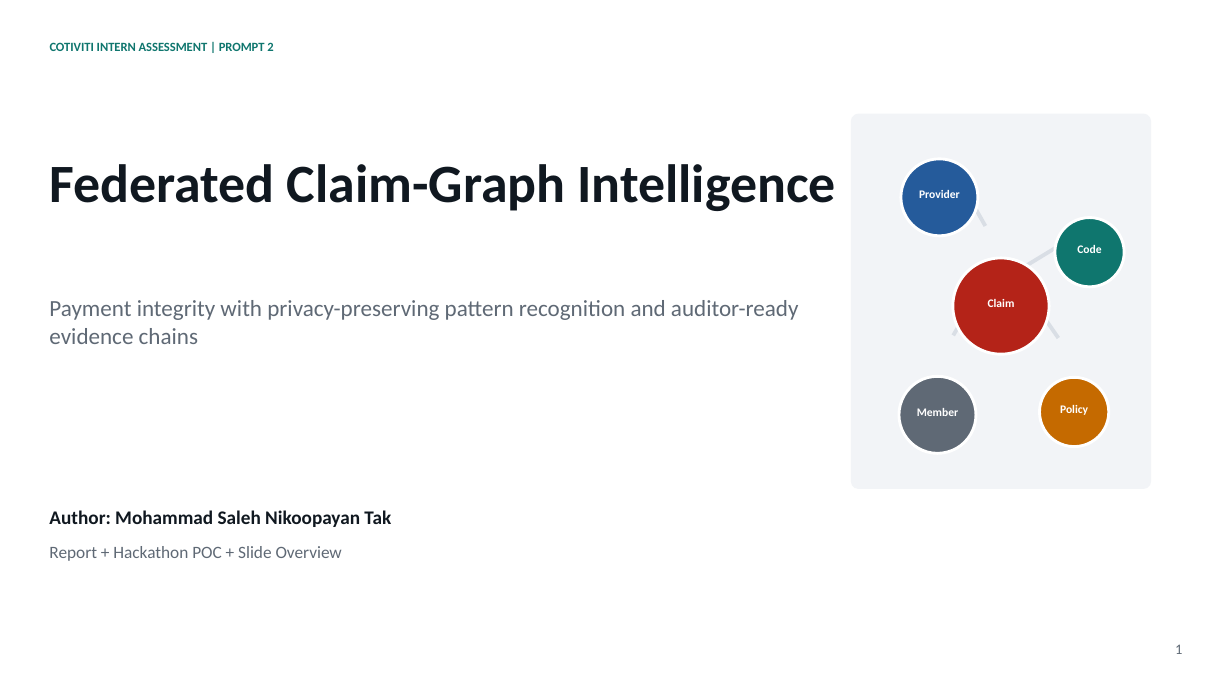
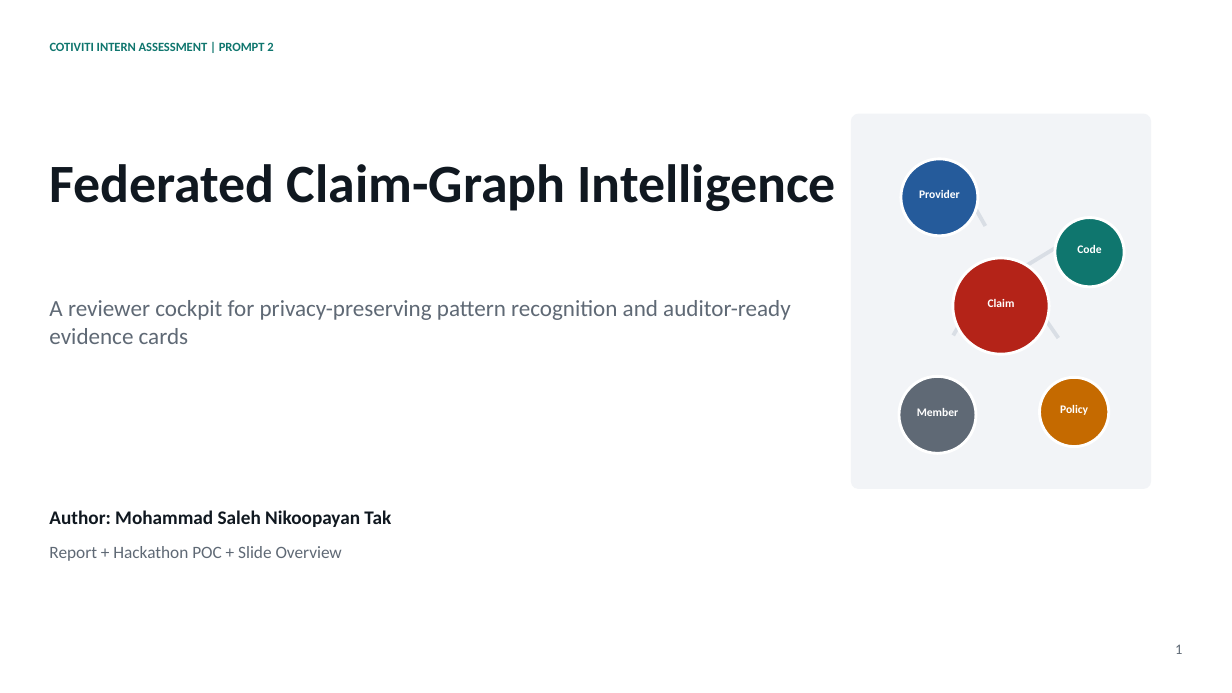
Before and after one commit to mnikoopayan/cotiviti-prompt2-claim-integrity-radar, a slide deck: slide 1 of Cotiviti_Prompt2_Presentation_Mohammad_Saleh_Nikoopayan_Tak.pptx. Drawn at 1232x693 pixels with LibreOffice and Linux fonts; fonts in the diff are those of the drawing. Boxes give left, top, right and bottom in pixels: in the first picture for what was removed or moved away, otherwise in the second. Text is boxed around its words. In the diff, an @@ line names an element or a change of style, - is before the commit and + after.

Commit message:
Polish reviewer cockpit submission

```diff
--- a/Cotiviti_Prompt2_Presentation_Mohammad_Saleh_Nikoopayan_Tak.pptx
+++ b/Cotiviti_Prompt2_Presentation_Mohammad_Saleh_Nikoopayan_Tak.pptx
@@ text at (x1=49, y1=300, x2=791, y2=344): text changed @@
-Payment integrity with privacy-preserving pattern recognition and auditor-ready evidence chains
+A reviewer cockpit for privacy-preserving pattern recognition and auditor-ready evidence cards
```
Also in this commit, not shown: 6 other slides changed, 6 other files.
